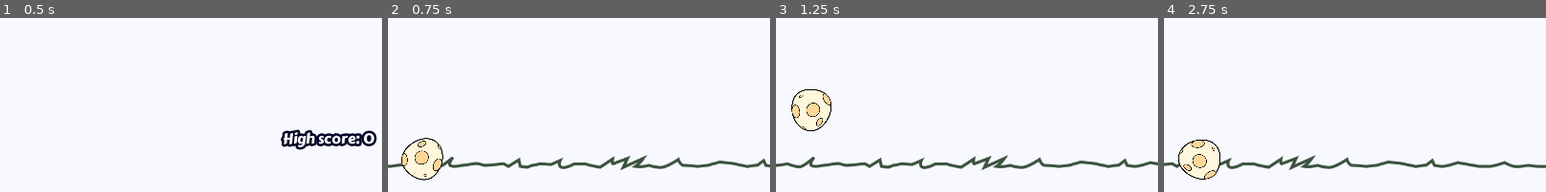
Above: before the commit, frames 1-4 (left to right).
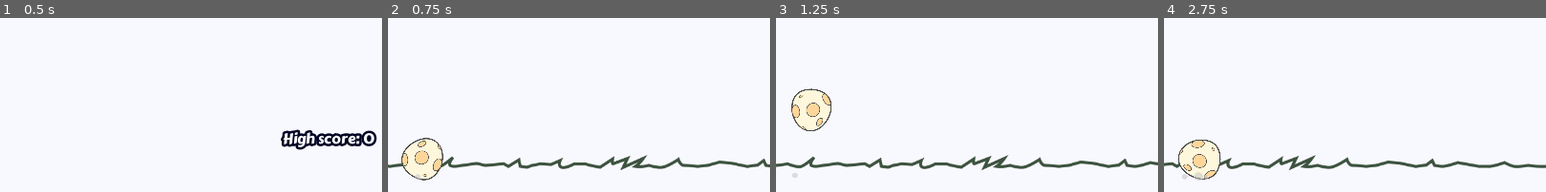
Above: after the commit, the same moments.

Repository: deutandev/Godot-Egg-Roll
Game: Godot game, scene res://src/UI/title.tscn
Two runs of this game, one before a commit and one after it. Both use one fixed random seed, a clock stepped at 60 frames per second and the inputs below.
Inputs:
- Up to frame 1 (0.5 s): no input
- Up to frame 2 (0.75 s): tap Enter at 0.5 s; tap Space (jump) at 0.6 s
- Up to frame 3 (1.25 s): tap Space (jump) at 0.77, 1.07 s
- Up to frame 4 (2.75 s): tap Space (jump) at 1.35, 1.52, 1.82, 2.1 s
The pictures show only the part of the screen within x 8-58%, y 50-100%; the shares and areas given below are measured in that part.

Frame 1 is identical in both runs. In frame 2, 0.4% of the frame differs, in the area x 3-15%, y 68-94%; in frame 3, 0.4%; in frame 4, 0.5%, in the area x 3-15%, y 69-94%.

Commit message:
Add dust particle

Diff:
--- a/src/Main/Main.tscn
+++ b/src/Main/Main.tscn
@@ -1,16 +1,20 @@
-[gd_scene load_steps=7 format=2]
+[gd_scene load_steps=8 format=2]
 
 [ext_resource path="res://src/Player/Player.tscn" type="PackedScene" id=1]
 [ext_resource path="res://src/Main/Main.gd" type="Script" id=2]
 [ext_resource path="res://src/bg/Background.tscn" type="PackedScene" id=3]
 [ext_resource path="res://src/UI/ui_theme.tres" type="Theme" id=4]
 [ext_resource path="res://src/bg/Horizon.tscn" type="PackedScene" id=5]
+[ext_resource path="res://src/juice/Dust.tscn" type="PackedScene" id=6]
 
 [sub_resource type="RectangleShape2D" id=1]
 extents = Vector2( 57.145, 8.00006 )
 
 [node name="Main" type="Node2D"]
 script = ExtResource( 2 )
+
+[node name="Dust" parent="." instance=ExtResource( 6 )]
+position = Vector2( 160, 595.929 )
 
 [node name="PlayerNode" parent="." instance=ExtResource( 1 )]
 position = Vector2( 160, 560 )
--- a/src/Player/Player.gd
+++ b/src/Player/Player.gd
@@ -13,10 +13,12 @@
 export var gravity_scale := 100.0
 var on_floor = false
 
+onready var dust = get_parent().get_node("Dust")
 
 func _physics_process(delta):
 	if Input.is_action_just_released("jump"):
 		jump_released = true
+		dust.emitting = false
 
 	#Applying gravity to player
 	velocity += Vector2.DOWN * earth_gravity * gravity_scale * delta
@@ -40,11 +42,15 @@
 			velocity = Vector2.UP * jump_power #Normal Jump action
 			jump_released = false
 			$JumpAudio.play()
+		dust.emitting = true
 
 	velocity = move_and_slide(velocity, Vector2.UP)
 
-	if is_on_floor(): on_floor = true
-	else: on_floor = false
+	if is_on_floor():
+		on_floor = true
+	else:
+		on_floor = false
+		dust.emitting = false
 
 
 func game_over():
--- a/src/Player/Player.tscn
+++ b/src/Player/Player.tscn
@@ -1,8 +1,9 @@
-[gd_scene load_steps=7 format=2]
+[gd_scene load_steps=8 format=2]
 
 [ext_resource path="res://src/img/egg.png" type="Texture" id=1]
 [ext_resource path="res://src/Player/Player.gd" type="Script" id=2]
 [ext_resource path="res://src/sound/jump.wav" type="AudioStream" id=3]
+[ext_resource path="res://src/juice/Dust.tscn" type="PackedScene" id=4]
 
 [sub_resource type="Animation" id=1]
 resource_name = "roll"
@@ -60,4 +61,6 @@
 [node name="JumpAudio" type="AudioStreamPlayer" parent="Player"]
 stream = ExtResource( 3 )
 volume_db = -5.0
+
+[node name="Dust" parent="." instance=ExtResource( 4 )]
 [connection signal="area_entered" from="Player/Area2D" to="Player" method="_on_Area2D_area_entered"]
--- /dev/null
+++ b/src/juice/Dust.tscn
@@ -0,0 +1,35 @@
+[gd_scene load_steps=5 format=2]
+
+[ext_resource path="res://src/img/dust.png" type="Texture" id=1]
+
+[sub_resource type="Curve" id=1]
+max_value = 2.0
+_data = [ Vector2( 0, 0.322097 ), 0.0, 3.958, 0, 0, Vector2( 1, 0 ), 0.0, 0.0, 0, 0 ]
+
+[sub_resource type="CurveTexture" id=2]
+curve = SubResource( 1 )
+
+[sub_resource type="ParticlesMaterial" id=3]
+emission_shape = 2
+emission_box_extents = Vector3( 30, 0, 1 )
+flag_disable_z = true
+spread = 180.0
+flatness = 0.09
+gravity = Vector3( -98, -10, 0 )
+initial_velocity = 10.0
+initial_velocity_random = 0.52
+orbit_velocity = 0.0
+orbit_velocity_random = 0.0
+scale = 0.5
+scale_random = 0.54
+scale_curve = SubResource( 2 )
+
+[node name="Dust" type="Particles2D"]
+position = Vector2( 0, 29 )
+scale = Vector2( 0.5, 0.5 )
+emitting = false
+amount = 4
+randomness = 0.12
+local_coords = false
+process_material = SubResource( 3 )
+texture = ExtResource( 1 )
Binary file added: src/img/dust.png
Not shown, added: src/img/dust.png.import
Binary file changed: src/img/egg.png
